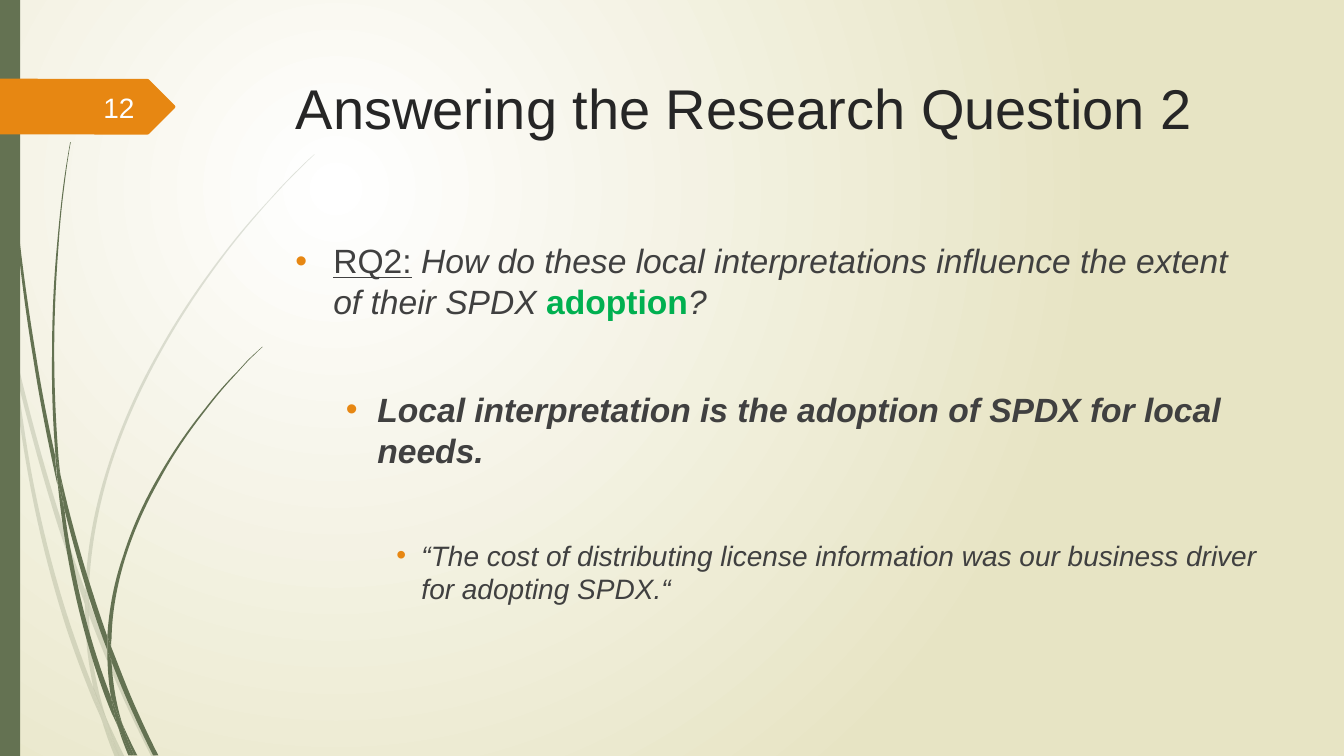
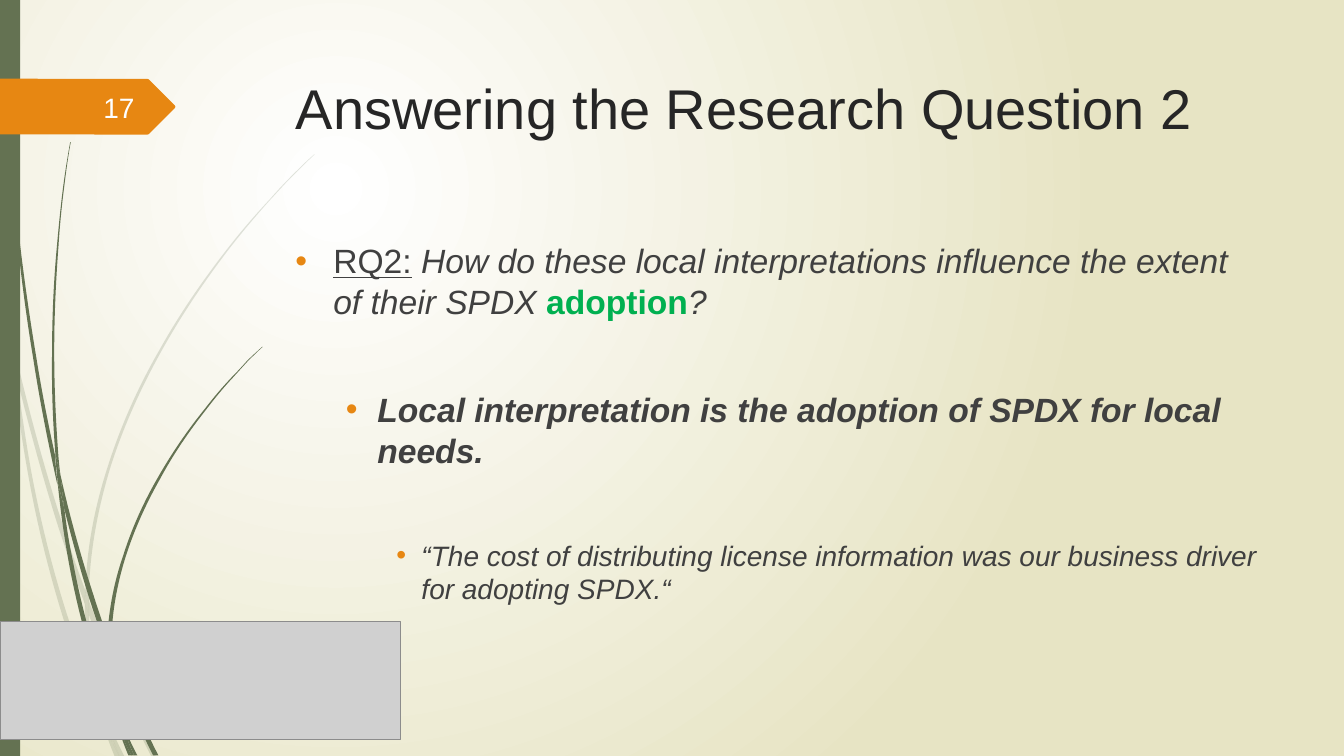
Before and after one commit to SPDX-CaseStudy/files, a slide deck: slide 17 of GroupPresentation.pptx (slide 12 before the commit). Drawn at 1344x756 pixels with LibreOffice and Linux fonts; fonts in the diff are those of the drawing; grey boxes stand for pictures; background and template pictures are left out. Boxes give left, top, right and bottom in pixels: in the first picture for what was removed or moved away, otherwise in the second. Text is boxed around its words. In the diff, an @@ line names an element or a change of style, - is before the commit and + after.

```diff
--- a/GroupPresentation.pptx
+++ b/GroupPresentation.pptx
@@ page number at bbox=[103, 98, 134, 118]: text changed @@
-12
+17
@@ picture added at bbox=[0, 622, 401, 739] @@
@@ freeform shape removed at bbox=[107, 650, 122, 725] @@
@@ freeform shape removed at bbox=[107, 636, 111, 661] @@
```
Also in this commit, not shown: 5 other slides changed, 5 slides added, 1 other file.
